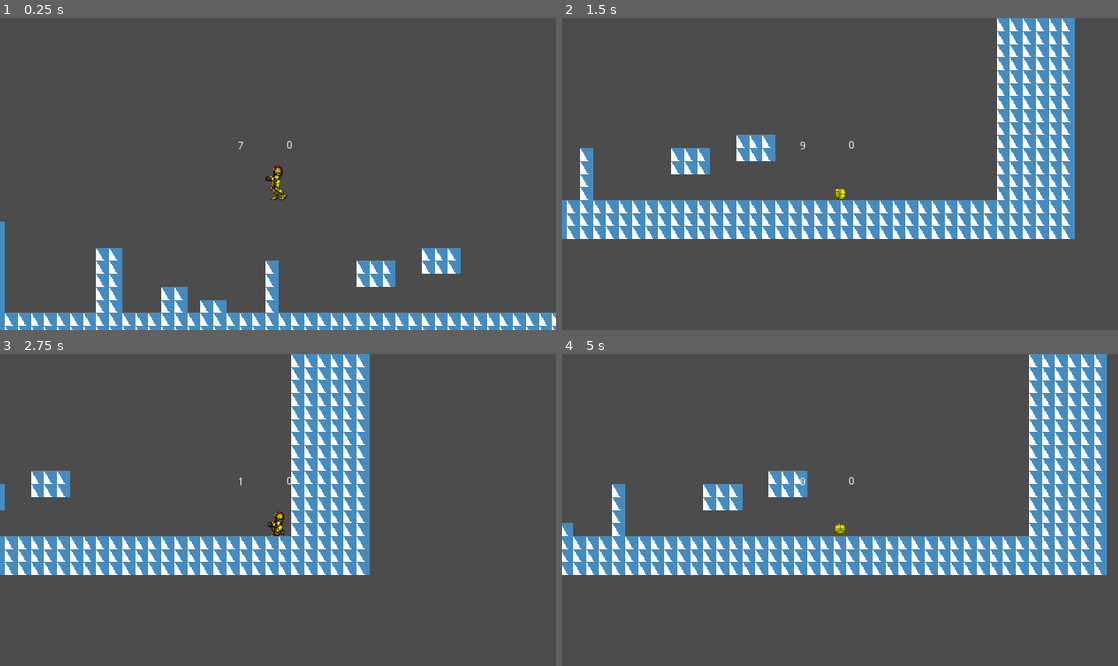
Above: before the commit, frames 1-4 (two rows, left to right).
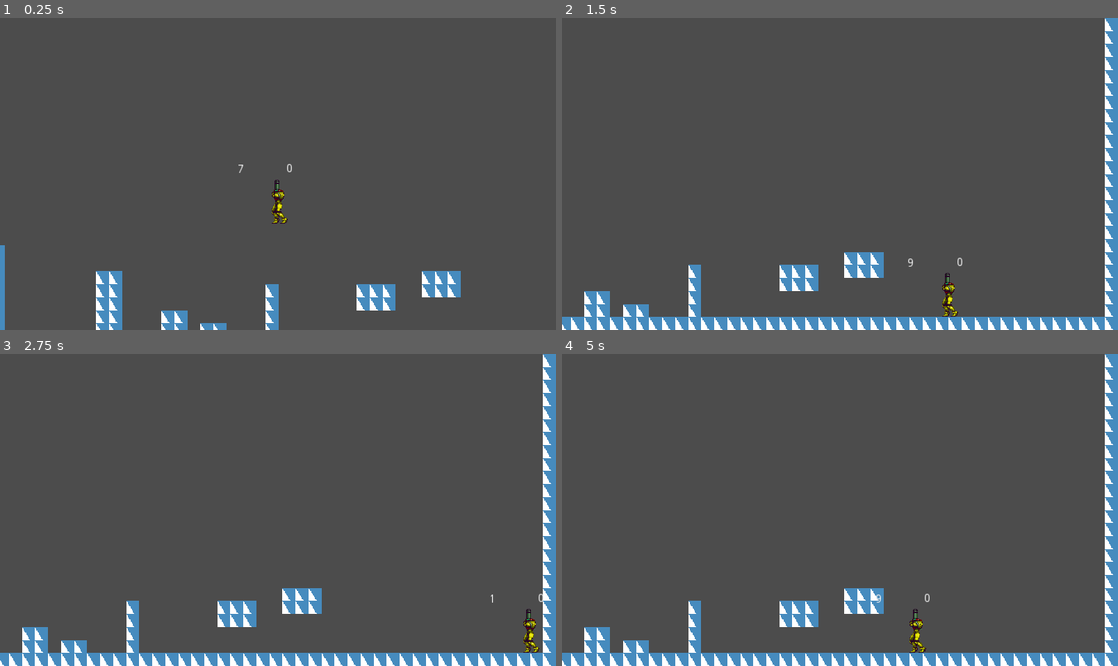
Above: after the commit, the same moments.

Repository: thejacer87/AM1R
Game: Godot game, scene res://Scenes/Playground.tscn
Same seed, same stepped clock (60 frames per second), same inputs: the game is played once before the commit and once after it. The engine's default icon, where the game draws it, is replaced by a stand-in: a white triangle on a blue panel in a dark square.
Inputs (mouse positions are in pixels of both pictures, inside the frame that each line leads up to):
- Up to frame 1 (0.25 s): no input
- Up to frame 2 (1.5 s): move the mouse to (962, 158) at 0.52 s; hold Shift (morph) 0.53-1.28 s; hold D (right) from 0.53 s (still down); tap Space (jump) at 0.77 s; move the mouse to (728, 189) at 1.27 s; click (728, 189) at 1.35 s
- Up to frame 3 (2.75 s): tap Space (jump) at 1.52 s; move the mouse to (333, 441) at 2.02 s; release D (right) at 2.03 s; hold A (left) from 2.03 s (still down); hold Shift (morph) from 2.03 s (still down)
- Up to frame 4 (5 s): tap Enter at 2.75, 4.25 s; move the mouse to (812, 572) at 2.77 s; release A (left) at 2.78 s; release Shift (morph) at 2.78 s; hold D (right) 2.78-4.28 s; click (812, 572) at 2.85 s; tap Space (jump) at 3.02, 3.5, 3.77, 4.52 s; move the mouse to (1006, 556) at 3.52 s; hold Shift (morph) 3.53-4.28 s; move the mouse to (673, 463) at 4.27 s; hold A (left) from 4.28 s (still down); click (673, 463) at 4.35 s

The runs differ from the first frame. In frame 1, 8.8% of the frame differs, in the area x 0-100%, y 39-100%; in frame 2, 30%; in frame 3, 26%; in frame 4, 31%, in the area x 0-100%, y 0-100%.

Commit message:
wip

Diff:
--- a/Scenes/Playground.tscn
+++ b/Scenes/Playground.tscn
@@ -51,3 +51,7 @@
 
 [node name="Camera2D" type="Camera2D" parent="Samus"]
 current = true
+limit_left = -448
+limit_right = 512
+limit_bottom = 160
+smoothing_enabled = true
--- a/Scenes/Samus.tscn
+++ b/Scenes/Samus.tscn
@@ -8,73 +8,13 @@
 [sub_resource type="RectangleShape2D" id=1]
 extents = Vector2( 8, 20 )
 
-[sub_resource type="RectangleShape2D" id=47]
+[sub_resource type="RectangleShape2D" id=2]
 extents = Vector2( 8, 15.5 )
 
-[sub_resource type="RectangleShape2D" id=46]
+[sub_resource type="RectangleShape2D" id=3]
 extents = Vector2( 8, 7.5 )
 
-[sub_resource type="Animation" id=2]
-length = 0.001
-tracks/0/type = "value"
-tracks/0/path = NodePath("Sprite:frame")
-tracks/0/interp = 1
-tracks/0/loop_wrap = true
-tracks/0/imported = false
-tracks/0/enabled = true
-tracks/0/keys = {
-"times": PoolRealArray( 0 ),
-"transitions": PoolRealArray( 1 ),
-"update": 1,
-"values": [ 0 ]
-}
-
-[sub_resource type="Animation" id=3]
-length = 0.001
-tracks/0/type = "value"
-tracks/0/path = NodePath("Sprite:frame")
-tracks/0/interp = 1
-tracks/0/loop_wrap = true
-tracks/0/imported = false
-tracks/0/enabled = true
-tracks/0/keys = {
-"times": PoolRealArray( 0 ),
-"transitions": PoolRealArray( 1 ),
-"update": 1,
-"values": [ 11 ]
-}
-
 [sub_resource type="Animation" id=4]
-length = 0.001
-tracks/0/type = "value"
-tracks/0/path = NodePath("Sprite:frame")
-tracks/0/interp = 1
-tracks/0/loop_wrap = true
-tracks/0/imported = false
-tracks/0/enabled = true
-tracks/0/keys = {
-"times": PoolRealArray( 0 ),
-"transitions": PoolRealArray( 1 ),
-"update": 1,
-"values": [ 2 ]
-}
-
-[sub_resource type="Animation" id=5]
-length = 0.001
-tracks/0/type = "value"
-tracks/0/path = NodePath("Sprite:frame")
-tracks/0/interp = 1
-tracks/0/loop_wrap = true
-tracks/0/imported = false
-tracks/0/enabled = true
-tracks/0/keys = {
-"times": PoolRealArray( 0 ),
-"transitions": PoolRealArray( 1 ),
-"update": 1,
-"values": [ 9 ]
-}
-
-[sub_resource type="Animation" id=48]
 resource_name = "CrouchLeft"
 loop = true
 step = 0.166667
@@ -91,7 +31,55 @@
 "values": [ 278, 277, 276 ]
 }
 
-[sub_resource type="Animation" id=49]
+[sub_resource type="Animation" id=5]
+resource_name = "CrouchLeftAimDownLeft"
+length = 0.001
+tracks/0/type = "value"
+tracks/0/path = NodePath("Sprite:frame")
+tracks/0/interp = 1
+tracks/0/loop_wrap = true
+tracks/0/imported = false
+tracks/0/enabled = true
+tracks/0/keys = {
+"times": PoolRealArray( 0 ),
+"transitions": PoolRealArray( 1 ),
+"update": 1,
+"values": [ 273 ]
+}
+
+[sub_resource type="Animation" id=6]
+resource_name = "CrouchLeftAimUp"
+length = 0.001
+tracks/0/type = "value"
+tracks/0/path = NodePath("Sprite:frame")
+tracks/0/interp = 1
+tracks/0/loop_wrap = true
+tracks/0/imported = false
+tracks/0/enabled = true
+tracks/0/keys = {
+"times": PoolRealArray( 0 ),
+"transitions": PoolRealArray( 1 ),
+"update": 1,
+"values": [ 275 ]
+}
+
+[sub_resource type="Animation" id=7]
+resource_name = "CrouchLeftAimUpLeft"
+length = 0.001
+tracks/0/type = "value"
+tracks/0/path = NodePath("Sprite:frame")
+tracks/0/interp = 1
+tracks/0/loop_wrap = true
+tracks/0/imported = false
+tracks/0/enabled = true
+tracks/0/keys = {
+"times": PoolRealArray( 0 ),
+"transitions": PoolRealArray( 1 ),
+"update": 1,
+"values": [ 274 ]
+}
+
+[sub_resource type="Animation" id=8]
 resource_name = "CrouchRight"
 loop = true
 step = 0.166667
@@ -108,7 +96,55 @@
 "values": [ 280, 281, 282 ]
 }
 
-[sub_resource type="Animation" id=6]
+[sub_resource type="Animation" id=9]
+resource_name = "CrouchRightAimDownRight"
+length = 0.001
+tracks/0/type = "value"
+tracks/0/path = NodePath("Sprite:frame")
+tracks/0/interp = 1
+tracks/0/loop_wrap = true
+tracks/0/imported = false
+tracks/0/enabled = true
+tracks/0/keys = {
+"times": PoolRealArray( 0 ),
+"transitions": PoolRealArray( 1 ),
+"update": 1,
+"values": [ 285 ]
+}
+
+[sub_resource type="Animation" id=10]
+resource_name = "CrouchRightAimUp"
+length = 0.001
+tracks/0/type = "value"
+tracks/0/path = NodePath("Sprite:frame")
+tracks/0/interp = 1
+tracks/0/loop_wrap = true
+tracks/0/imported = false
+tracks/0/enabled = true
+tracks/0/keys = {
+"times": PoolRealArray( 0 ),
+"transitions": PoolRealArray( 1 ),
+"update": 1,
+"values": [ 283 ]
+}
+
+[sub_resource type="Animation" id=11]
+resource_name = "CrouchRightAimUpRight"
+length = 0.001
+tracks/0/type = "value"
+tracks/0/path = NodePath("Sprite:frame")
+tracks/0/interp = 1
+tracks/0/loop_wrap = true
+tracks/0/imported = false
+tracks/0/enabled = true
+tracks/0/keys = {
+"times": PoolRealArray( 0 ),
+"transitions": PoolRealArray( 1 ),
+"update": 1,
+"values": [ 284 ]
+}
+
+[sub_resource type="Animation" id=12]
 length = 1.3
 tracks/0/type = "value"
 tracks/0/path = NodePath("Sprite:frame")
@@ -139,7 +175,53 @@
 "values": [ 192, 191, 190 ]
 }
 
-[sub_resource type="Animation" id=8]
+[sub_resource type="Animation" id=14]
+length = 0.001
+tracks/0/type = "value"
+tracks/0/path = NodePath("Sprite:frame")
+tracks/0/interp = 1
+tracks/0/loop_wrap = true
+tracks/0/imported = false
+tracks/0/enabled = true
+tracks/0/keys = {
+"times": PoolRealArray( 0 ),
+"transitions": PoolRealArray( 1 ),
+"update": 1,
+"values": [ 188 ]
+}
+
+[sub_resource type="Animation" id=15]
+resource_name = "IdleLeftAimUp"
+length = 0.001
+tracks/0/type = "value"
+tracks/0/path = NodePath("Sprite:frame")
+tracks/0/interp = 1
+tracks/0/loop_wrap = true
+tracks/0/imported = false
+tracks/0/enabled = true
+tracks/0/keys = {
+"times": PoolRealArray( 0 ),
+"transitions": PoolRealArray( 1 ),
+"update": 1,
+"values": [ 189 ]
+}
+
+[sub_resource type="Animation" id=16]
+length = 0.001
+tracks/0/type = "value"
+tracks/0/path = NodePath("Sprite:frame")
+tracks/0/interp = 1
+tracks/0/loop_wrap = true
+tracks/0/imported = false
+tracks/0/enabled = true
+tracks/0/keys = {
+"times": PoolRealArray( 0 ),
+"transitions": PoolRealArray( 1 ),
+"update": 1,
+"values": [ 187 ]
+}
+
+[sub_resource type="Animation" id=17]
 loop = true
 step = 0.166667
 tracks/0/type = "value"
@@ -155,7 +237,53 @@
 "values": [ 194, 195, 196 ]
 }
 
-[sub_resource type="Animation" id=36]
+[sub_resource type="Animation" id=18]
+length = 0.001
+tracks/0/type = "value"
+tracks/0/path = NodePath("Sprite:frame")
+tracks/0/interp = 1
+tracks/0/loop_wrap = true
+tracks/0/imported = false
+tracks/0/enabled = true
+tracks/0/keys = {
+"times": PoolRealArray( 0 ),
+"transitions": PoolRealArray( 1 ),
+"update": 1,
+"values": [ 198 ]
+}
+
+[sub_resource type="Animation" id=19]
+resource_name = "IdleRightAimUp"
+length = 0.001
+tracks/0/type = "value"
+tracks/0/path = NodePath("Sprite:frame")
+tracks/0/interp = 1
+tracks/0/loop_wrap = true
+tracks/0/imported = false
+tracks/0/enabled = true
+tracks/0/keys = {
+"times": PoolRealArray( 0 ),
+"transitions": PoolRealArray( 1 ),
+"update": 1,
+"values": [ 197 ]
+}
+
+[sub_resource type="Animation" id=20]
+length = 0.001
+tracks/0/type = "value"
+tracks/0/path = NodePath("Sprite:frame")
+tracks/0/interp = 1
+tracks/0/loop_wrap = true
+tracks/0/imported = false
+tracks/0/enabled = true
+tracks/0/keys = {
+"times": PoolRealArray( 0 ),
+"transitions": PoolRealArray( 1 ),
+"update": 1,
+"values": [ 199 ]
+}
+
+[sub_resource type="Animation" id=21]
 resource_name = "MorphLeft"
 length = 0.8
 loop = true
@@ -253,8 +381,7 @@
 "values": [ 710, 711, 712, 713, 714, 715, 716, 717, 718, 719 ]
 }
 
-[sub_resource type="Animation" id=13]
-resource_name = "SpinJumpLeft"
+[sub_resource type="Animation" id=27]
 length = 0.8
 loop = true
 tracks/0/type = "value"
@@ -270,8 +397,7 @@
 "values": [ 923, 922, 921, 920, 919, 918, 917, 916 ]
 }
 
-[sub_resource type="Animation" id=14]
-resource_name = "SpinJumpRight"
+[sub_resource type="Animation" id=28]
 length = 0.8
 loop = true
 tracks/0/type = "value"
@@ -287,133 +413,121 @@
 "values": [ 925, 926, 927, 928, 929, 930, 931, 932 ]
 }
 
-[sub_resource type="AnimationNodeAnimation" id=50]
+[sub_resource type="AnimationNodeAnimation" id=29]
 animation = "CrouchLeft"
 
-[sub_resource type="AnimationNodeAnimation" id=51]
+[sub_resource type="AnimationNodeAnimation" id=30]
 animation = "CrouchRight"
 
-[sub_resource type="AnimationNodeBlendSpace2D" id=52]
-blend_point_0/node = SubResource( 50 )
+[sub_resource type="AnimationNodeBlendSpace2D" id=31]
+blend_point_0/node = SubResource( 29 )
 blend_point_0/pos = Vector2( -1, 0 )
-blend_point_1/node = SubResource( 51 )
+blend_point_1/node = SubResource( 30 )
 blend_point_1/pos = Vector2( 1, 0 )
 blend_mode = 1
 
-[sub_resource type="AnimationNodeAnimation" id=15]
+[sub_resource type="AnimationNodeAnimation" id=32]
 animation = "IdleLeft"
 
-[sub_resource type="AnimationNodeAnimation" id=16]
+[sub_resource type="AnimationNodeAnimation" id=33]
 animation = "IdleRight"
 
-[sub_resource type="AnimationNodeBlendSpace2D" id=17]
-blend_point_0/node = SubResource( 15 )
+[sub_resource type="AnimationNodeBlendSpace2D" id=34]
+blend_point_0/node = SubResource( 32 )
 blend_point_0/pos = Vector2( -1, 0 )
-blend_point_1/node = SubResource( 16 )
+blend_point_1/node = SubResource( 33 )
 blend_point_1/pos = Vector2( 1, 0 )
 blend_mode = 1
 
+[sub_resource type="AnimationNodeAnimation" id=35]
+animation = "MorphLeft"
+
+[sub_resource type="AnimationNodeAnimation" id=36]
+animation = "MorphRight"
+
+[sub_resource type="AnimationNodeAnimation" id=37]
+animation = "MorphLeft"
+
 [sub_resource type="AnimationNodeAnimation" id=38]
+animation = "MorphRight"
+
+[sub_resource type="AnimationNodeAnimation" id=39]
 animation = "MorphLeft"
 
-[sub_resource type="AnimationNodeAnimation" id=39]
+[sub_resource type="AnimationNodeAnimation" id=40]
 animation = "MorphRight"
 
-[sub_resource type="AnimationNodeAnimation" id=59]
-animation = "MorphLeft"
-
-[sub_resource type="AnimationNodeAnimation" id=60]
-animation = "MorphRight"
-
-[sub_resource type="AnimationNodeAnimation" id=61]
-animation = "MorphLeft"
-
-[sub_resource type="AnimationNodeAnimation" id=62]
-animation = "MorphRight"
-
-[sub_resource type="AnimationNodeBlendSpace2D" id=40]
-blend_point_0/node = SubResource( 38 )
+[sub_resource type="AnimationNodeBlendSpace2D" id=41]
+blend_point_0/node = SubResource( 35 )
 blend_point_0/pos = Vector2( -1, 0 )
-blend_point_1/node = SubResource( 39 )
+blend_point_1/node = SubResource( 36 )
 blend_point_1/pos = Vector2( 1, 0 )
-blend_point_2/node = SubResource( 59 )
+blend_point_2/node = SubResource( 37 )
 blend_point_2/pos = Vector2( -0.1, 0.1 )
-blend_point_3/node = SubResource( 60 )
+blend_point_3/node = SubResource( 38 )
 blend_point_3/pos = Vector2( 0.1, 0.1 )
-blend_point_4/node = SubResource( 61 )
+blend_point_4/node = SubResource( 39 )
 blend_point_4/pos = Vector2( -0.1, -0.1 )
-blend_point_5/node = SubResource( 62 )
+blend_point_5/node = SubResource( 40 )
 blend_point_5/pos = Vector2( 0.1, -0.1 )
 blend_mode = 1
 
-[sub_resource type="AnimationNodeAnimation" id=18]
+[sub_resource type="AnimationNodeAnimation" id=42]
 animation = "RunLeft"
 
-[sub_resource type="AnimationNodeAnimation" id=19]
+[sub_resource type="AnimationNodeAnimation" id=43]
 animation = "RunRight"
 
-[sub_resource type="AnimationNodeAnimation" id=20]
+[sub_resource type="AnimationNodeAnimation" id=44]
 animation = "IdleRight"
 
-[sub_resource type="AnimationNodeAnimation" id=21]
+[sub_resource type="AnimationNodeAnimation" id=45]
 animation = "IdleRight"
 
-[sub_resource type="AnimationNodeBlendSpace2D" id=22]
-blend_point_0/node = SubResource( 18 )
+[sub_resource type="AnimationNodeBlendSpace2D" id=46]
+blend_point_0/node = SubResource( 42 )
 blend_point_0/pos = Vector2( -1, 0 )
-blend_point_1/node = SubResource( 19 )
+blend_point_1/node = SubResource( 43 )
 blend_point_1/pos = Vector2( 1, 0 )
-blend_point_2/node = SubResource( 20 )
+blend_point_2/node = SubResource( 44 )
 blend_point_2/pos = Vector2( 0, 1 )
-blend_point_3/node = SubResource( 21 )
+blend_point_3/node = SubResource( 45 )
 blend_point_3/pos = Vector2( 0, -1 )
 blend_mode = 1
 
-[sub_resource type="AnimationNodeAnimation" id=23]
+[sub_resource type="AnimationNodeAnimation" id=47]
 animation = "SpinJumpLeft"
 
-[sub_resource type="AnimationNodeAnimation" id=24]
+[sub_resource type="AnimationNodeAnimation" id=48]
 animation = "SpinJumpRight"
 
-[sub_resource type="AnimationNodeAnimation" id=25]
+[sub_resource type="AnimationNodeAnimation" id=49]
 animation = "SpinJumpRight"
 
-[sub_resource type="AnimationNodeAnimation" id=26]
+[sub_resource type="AnimationNodeAnimation" id=50]
 animation = "SpinJumpRight"
 
-[sub_resource type="AnimationNodeAnimation" id=27]
+[sub_resource type="AnimationNodeAnimation" id=51]
 animation = "SpinJumpLeft"
 
-[sub_resource type="AnimationNodeAnimation" id=28]
+[sub_resource type="AnimationNodeAnimation" id=52]
 animation = "SpinJumpLeft"
 
-[sub_resource type="AnimationNodeBlendSpace2D" id=29]
-blend_point_0/node = SubResource( 23 )
+[sub_resource type="AnimationNodeBlendSpace2D" id=53]
+blend_point_0/node = SubResource( 47 )
 blend_point_0/pos = Vector2( -1, 0 )
-blend_point_1/node = SubResource( 24 )
+blend_point_1/node = SubResource( 48 )
 blend_point_1/pos = Vector2( 1, 0 )
-blend_point_2/node = SubResource( 25 )
+blend_point_2/node = SubResource( 49 )
 blend_point_2/pos = Vector2( 0.1, 1 )
-blend_point_3/node = SubResource( 26 )
+blend_point_3/node = SubResource( 50 )
 blend_point_3/pos = Vector2( 0.1, -1 )
-blend_point_4/node = SubResource( 27 )
+blend_point_4/node = SubResource( 51 )
 blend_point_4/pos = Vector2( -0.1, 1 )
-blend_point_5/node = SubResource( 28 )
+blend_point_5/node = SubResource( 52 )
 blend_point_5/pos = Vector2( -0.1, -1 )
 blend_mode = 1
 
-[sub_resource type="AnimationNodeStateMachineTransition" id=30]
-
-[sub_resource type="AnimationNodeStateMachineTransition" id=31]
-
-[sub_resource type="AnimationNodeStateMachineTransition" id=32]
-
-[sub_resource type="AnimationNodeStateMachineTransition" id=33]
-
-[sub_resource type="AnimationNodeStateMachineTransition" id=45]
-
-[sub_resource type="AnimationNodeStateMachineTransition" id=53]
-
 [sub_resource type="AnimationNodeStateMachineTransition" id=54]
 
 [sub_resource type="AnimationNodeStateMachineTransition" id=55]
@@ -424,22 +538,34 @@
 
 [sub_resource type="AnimationNodeStateMachineTransition" id=58]
 
-[sub_resource type="AnimationNodeStateMachine" id=34]
-states/Crouch/node = SubResource( 52 )
+[sub_resource type="AnimationNodeStateMachineTransition" id=59]
+
+[sub_resource type="AnimationNodeStateMachineTransition" id=60]
+
+[sub_resource type="AnimationNodeStateMachineTransition" id=61]
+
+[sub_resource type="AnimationNodeStateMachineTransition" id=62]
+
+[sub_resource type="AnimationNodeStateMachineTransition" id=63]
+
+[sub_resource type="AnimationNodeStateMachineTransition" id=64]
+
+[sub_resource type="AnimationNodeStateMachine" id=65]
+states/Crouch/node = SubResource( 31 )
 states/Crouch/position = Vector2( -43, 581.639 )
-states/Idle/node = SubResource( 17 )
+states/Idle/node = SubResource( 34 )
 states/Idle/position = Vector2( 193, 261 )
-states/MorphBall/node = SubResource( 40 )
+states/MorphBall/node = SubResource( 41 )
 states/MorphBall/position = Vector2( 478, 581.639 )
-states/Run/node = SubResource( 22 )
+states/Run/node = SubResource( 46 )
 states/Run/position = Vector2( 768, 261 )
-states/SpinJump/node = SubResource( 29 )
+states/SpinJump/node = SubResource( 53 )
 states/SpinJump/position = Vector2( 478, 377.639 )
-transitions = [ "Idle", "Run", SubResource( 30 ), "Run", "Idle", SubResource( 31 ), "Run", "SpinJump", SubResource( 32 ), "SpinJump", "Idle", SubResource( 33 ), "SpinJump", "MorphBall", SubResource( 45 ), "Idle", "MorphBall", SubResource( 53 ), "Run", "MorphBall", SubResource( 54 ), "Crouch", "MorphBall", SubResource( 55 ), "MorphBall", "Crouch", SubResource( 56 ), "Crouch", "Idle", SubResource( 57 ), "Idle", "Crouch", SubResource( 58 ) ]
+transitions = [ "Idle", "Run", SubResource( 54 ), "Run", "Idle", SubResource( 55 ), "Run", "SpinJump", SubResource( 56 ), "SpinJump", "Idle", SubResource( 57 ), "SpinJump", "MorphBall", SubResource( 58 ), "Idle", "MorphBall", SubResource( 59 ), "Run", "MorphBall", SubResource( 60 ), "Crouch", "MorphBall", SubResource( 61 ), "MorphBall", "Crouch", SubResource( 62 ), "Crouch", "Idle", SubResource( 63 ), "Idle", "Crouch", SubResource( 64 ) ]
 start_node = "Idle"
 graph_offset = Vector2( -336.465, 239.047 )
 
-[sub_resource type="AnimationNodeStateMachinePlayback" id=63]
+[sub_resource type="AnimationNodeStateMachinePlayback" id=66]
 
 [node name="Samus" type="KinematicBody2D"]
 script = ExtResource( 2 )
@@ -471,32 +597,39 @@
 texture = ExtResource( 1 )
 vframes = 47
 hframes = 43
-frame = 277
+frame = 189
 
 [node name="AnimationPlayer" type="AnimationPlayer" parent="."]
-anims/AimDownLeft = SubResource( 2 )
-anims/AimDownRight = SubResource( 3 )
-anims/AimUpLeft = SubResource( 4 )
-anims/AimUpRight = SubResource( 5 )
-anims/CrouchLeft = SubResource( 48 )
-anims/CrouchRight = SubResource( 49 )
-anims/Heal = SubResource( 6 )
-anims/IdleLeft = SubResource( 7 )
-anims/IdleRight = SubResource( 8 )
-anims/MorphLeft = SubResource( 36 )
-anims/MorphRight = SubResource( 37 )
-anims/RunLeft = SubResource( 9 )
-anims/RunLeftShooting = SubResource( 10 )
-anims/RunRight = SubResource( 11 )
-anims/RunRightShooting = SubResource( 12 )
-anims/SpinJumpLeft = SubResource( 13 )
-anims/SpinJumpRight = SubResource( 14 )
+anims/CrouchLeft = SubResource( 4 )
+anims/CrouchLeftAimDownLeft = SubResource( 5 )
+anims/CrouchLeftAimUp = SubResource( 6 )
+anims/CrouchLeftAimUpLeft = SubResource( 7 )
+anims/CrouchRight = SubResource( 8 )
+anims/CrouchRightAimDownRight = SubResource( 9 )
+anims/CrouchRightAimUp = SubResource( 10 )
+anims/CrouchRightAimUpRight = SubResource( 11 )
+anims/Heal = SubResource( 12 )
+anims/IdleLeft = SubResource( 13 )
+anims/IdleLeftAimDownLeft = SubResource( 14 )
+anims/IdleLeftAimUp = SubResource( 15 )
+anims/IdleLeftAimUpLeft = SubResource( 16 )
+anims/IdleRight = SubResource( 17 )
+anims/IdleRightAimDownRight = SubResource( 18 )
+anims/IdleRightAimUp = SubResource( 19 )
+anims/IdleRightAimUpRight = SubResource( 20 )
+anims/MorphLeft = SubResource( 21 )
+anims/MorphRight = SubResource( 22 )
+anims/RunLeft = SubResource( 23 )
+anims/RunLeftShooting = SubResource( 24 )
+anims/RunRight = SubResource( 25 )
+anims/RunRightShooting = SubResource( 26 )
+anims/SpinJumpLeft = SubResource( 27 )
+anims/SpinJumpRight = SubResource( 28 )
 
 [node name="AnimationTree" type="AnimationTree" parent="."]
-tree_root = SubResource( 34 )
+tree_root = SubResource( 65 )
 anim_player = NodePath("../AnimationPlayer")
-active = true
-parameters/playback = SubResource( 63 )
+parameters/playback = SubResource( 66 )
 parameters/Crouch/blend_position = Vector2( 0, 0 )
 parameters/Idle/blend_position = Vector2( 0, 0 )
 parameters/MorphBall/blend_position = Vector2( 0, 0 )
--- a/project.godot
+++ b/project.godot
@@ -111,8 +111,8 @@
 
 [rendering]
 
+quality/2d/use_pixel_snap=true
 quality/2d/use_nvidia_rect_flicker_workaround=true
-quality/2d/use_pixel_snap=true
 
 [world]
 
Not shown: 8 places in Scenes/Samus.tscn that only renumber resources
